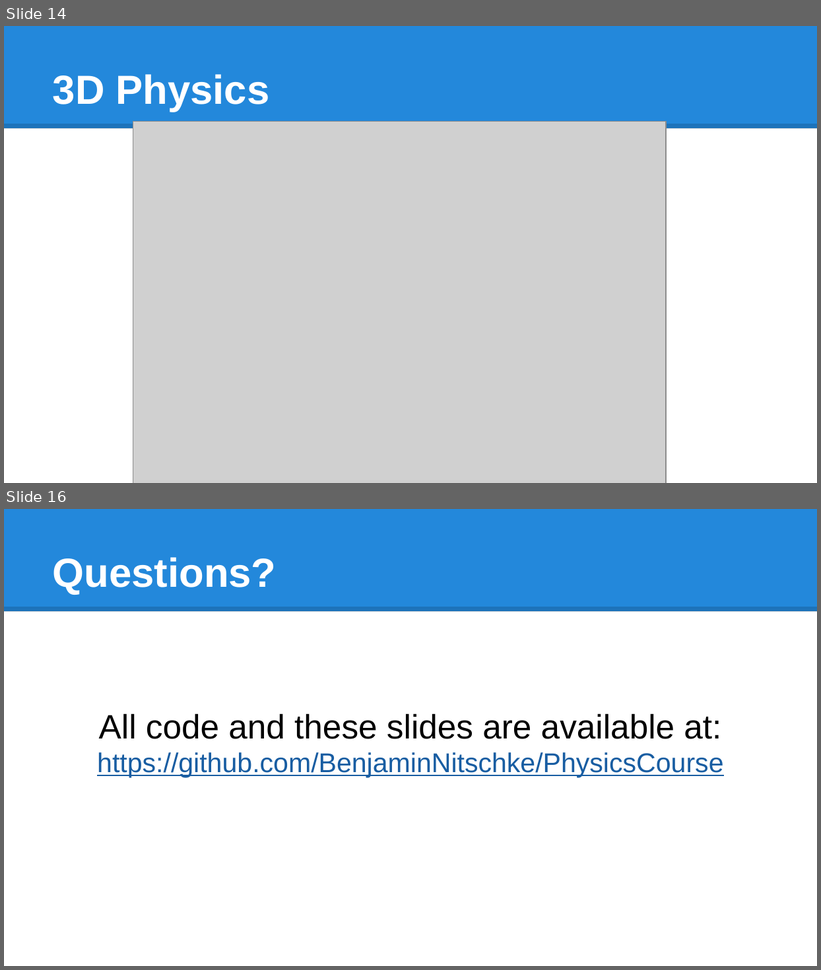
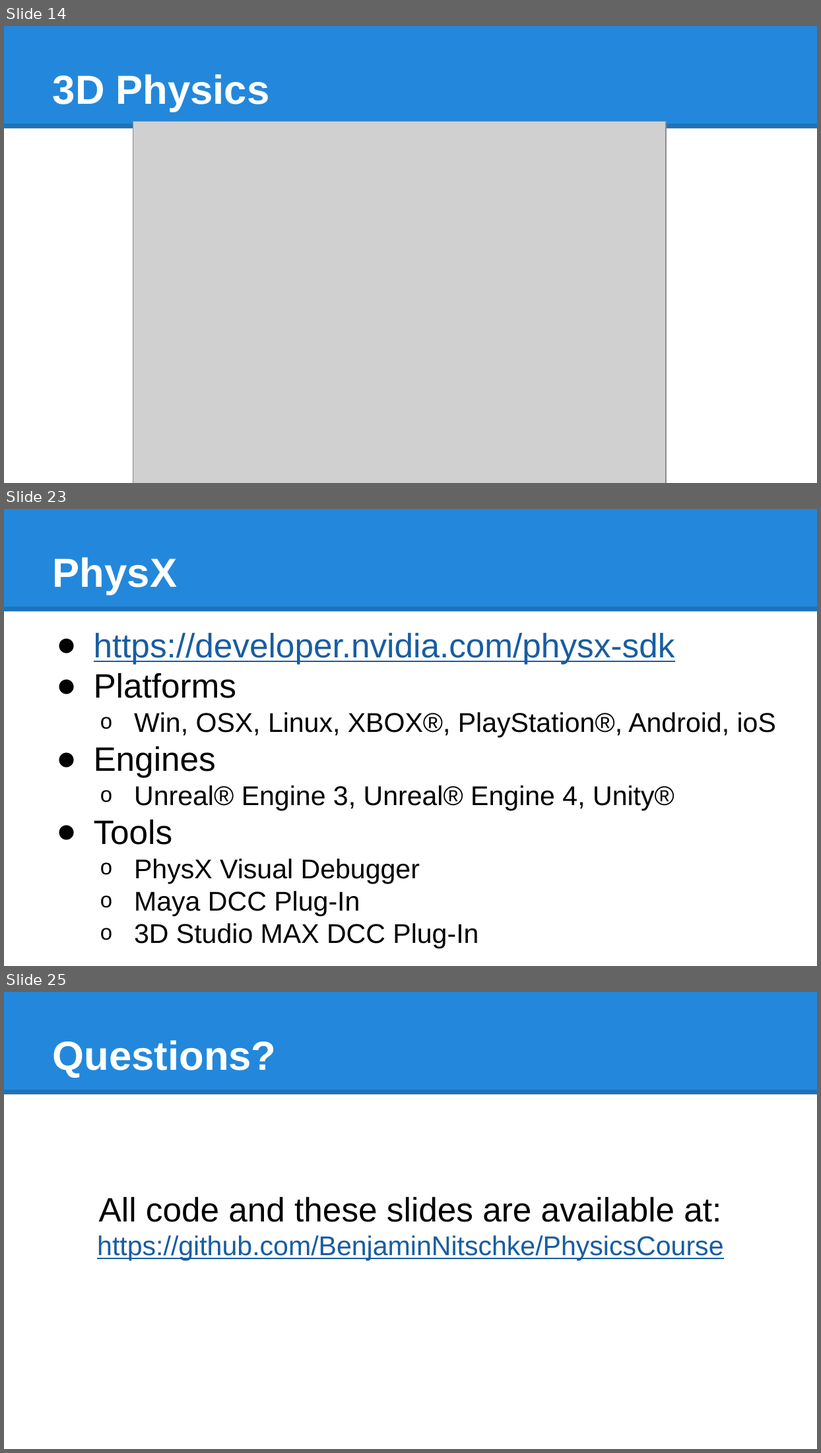
Before and after one commit to BenjaminNitschke/PhysicsCourse, a slide deck: Physics Course Games Academy July 2015.pptx. Shown one above the other, each under a label of ours: slides 14 and 16 before the commit, slides 14, 23 and 25 after it; the slides between them are not shown. The pictures are 821x970 and 821x1453 pixels, drawn with LibreOffice and Linux fonts; fonts in the diff are those of the drawing; grey boxes stand for pictures. Boxes give left, top, right and bottom in pixels: in the first picture for what was removed or moved away, otherwise in the second. Text is boxed around its words. In the diff, an @@ line names an element or a change of style, - is before the commit and + after.

```diff
--- a/Physics Course Games Academy July 2015.pptx
+++ b/Physics Course Games Academy July 2015.pptx
@@ slide 23 added at (4,509,817,966), background #FFFFFF; not listed: 2 template elements that a slide beside it also shows @@
@@ title added at (53,557,177,595), 36 pt, text #FFFFFF, bold @@
+PhysX
@@ text added at (94,632,776,949), 24 pt, text #000000 @@
+● https://developer.nvidia.com/physx-sdk
+● Platforms
+  o Win, OSX, Linux, XBOX®, PlayStation®, Android, ioS
+● Engines
+  o Unreal® Engine 3, Unreal® Engine 4, Unity®
+● Tools
+  o PhysX Visual Debugger
+  o Maya DCC Plug-In
+  o 3D Studio MAX DCC Plug-In
@@ what was slide 16 is now slide 25 @@
```
Also in this commit, not shown: 2 slides changed, 10 other slides added, 2 slides removed.
